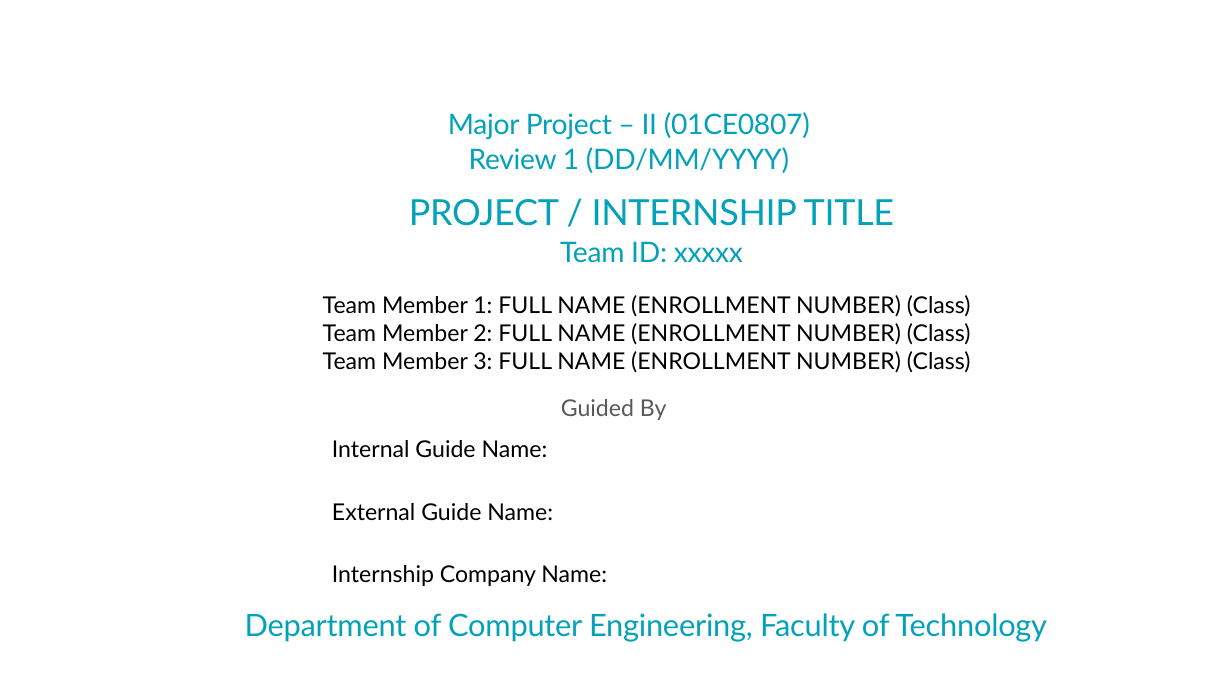
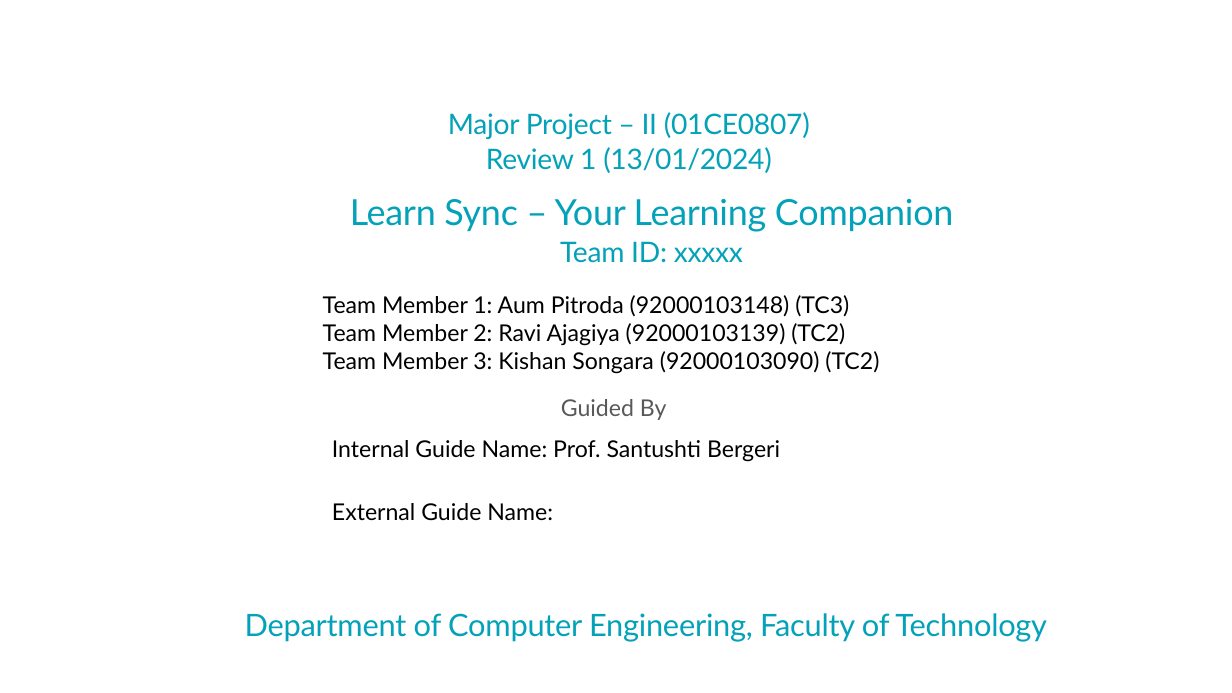
Before and after one commit to Ompitroda55/LearnSync, a slide deck: slide 2 of Poject Doc's/PPT format.pptx. Drawn at 1232x693 pixels with LibreOffice and Linux fonts; fonts in the diff are those of the drawing; background and template pictures are left out. Boxes give left, top, right and bottom in pixels: in the first picture for what was removed or moved away, otherwise in the second. Text is boxed around its words. In the diff, an @@ line names an element or a change of style, - is before the commit and + after.

```diff
--- a/Poject Doc's/PPT format.pptx
+++ b/Poject Doc's/PPT format.pptx
@@ text at box(486, 147, 772, 173): text changed @@
-Review 1 (DD/MM/YYYY)
+Review 1 (13/01/2024)
@@ text at box(350, 198, 953, 232): text changed @@
-PROJECT / INTERNSHIP TITLE
+Learn Sync – Your Learning Companion
@@ text at box(323, 295, 879, 374): text changed @@
-Team Member 1: FULL NAME (ENROLLMENT NUMBER) (Class)
-Team Member 2: FULL NAME (ENROLLMENT NUMBER) (Class)
-Team Member 3: FULL NAME (ENROLLMENT NUMBER) (Class)
+Team Member 1: Aum Pitroda (92000103148) (TC3)
+Team Member 2: Ravi Ajagiya (92000103139) (TC2)
+Team Member 3: Kishan Songara (92000103090) (TC2)
@@ text at box(332, 440, 780, 462): text changed @@
-Internal Guide Name:
+Internal Guide Name: Prof. Santushti Bergeri
@@ text removed at box(332, 565, 607, 586) @@
-Internship Company Name:
```
Also in this commit, not shown: 1 other slide changed, 8 slides added, 1 slide removed, 5 other files.
